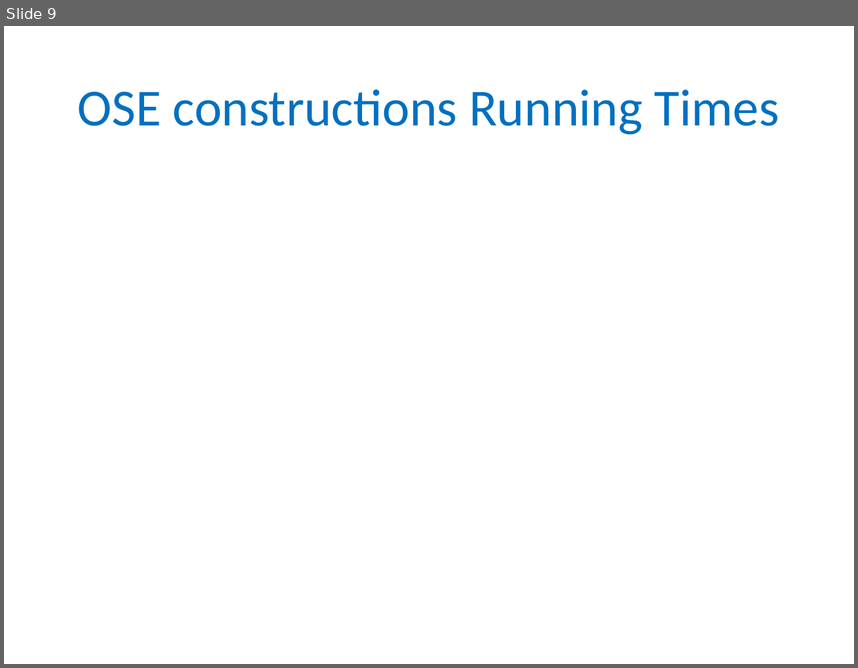
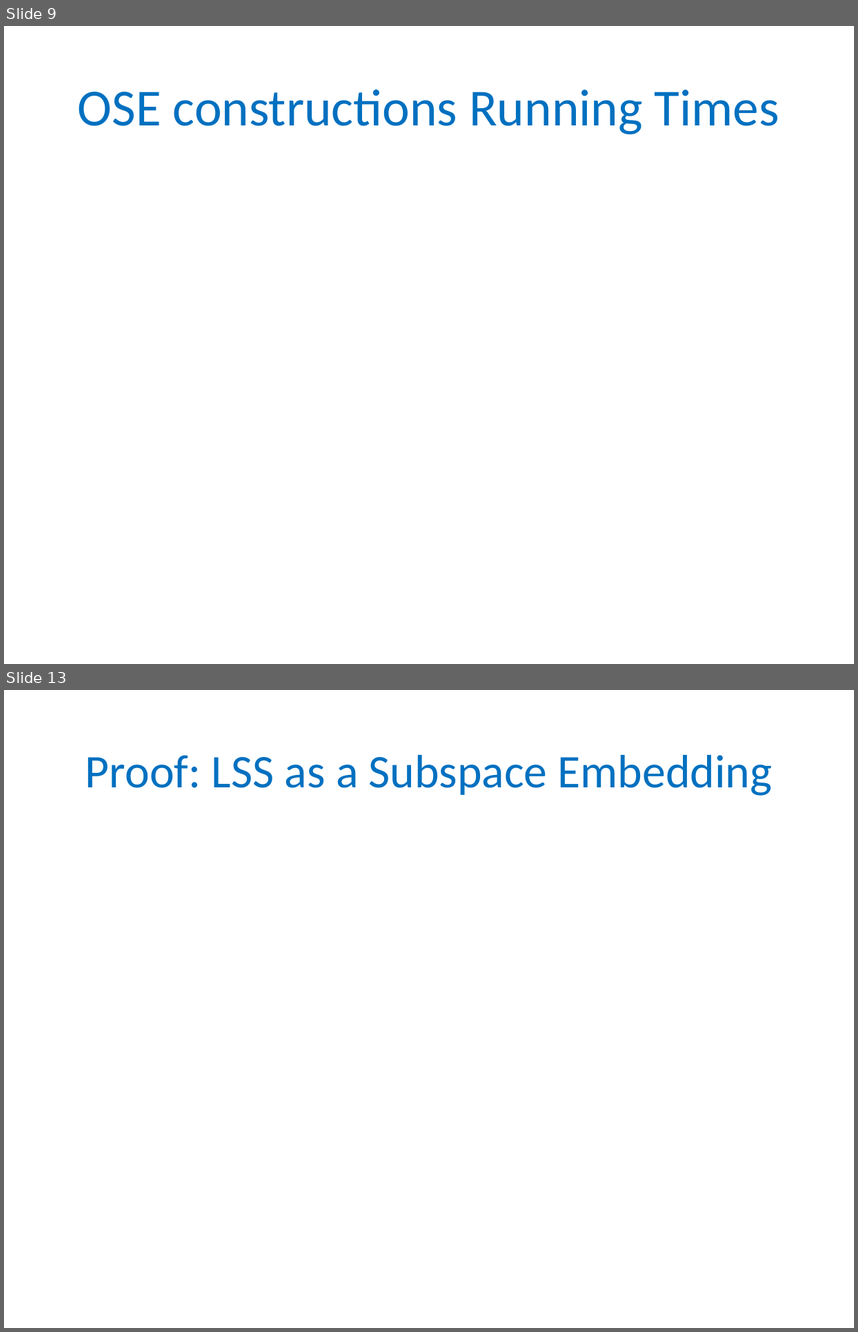
Before and after one commit to gyaroslavtsev/gyaroslavtsev.github.io, a slide deck: big-data/lecture07.pptx. Shown one above the other, each under a label of ours: slide 9 before the commit, slides 9 and 13 after it; the slides between them are not shown. The pictures are 858x668 and 858x1332 pixels, drawn with LibreOffice and Linux fonts; fonts in the diff are those of the drawing; grey boxes stand for pictures. Boxes give left, top, right and bottom in pixels: in the first picture for what was removed or moved away, otherwise in the second. Text is boxed around its words. In the diff, an @@ line names an element or a change of style, - is before the commit and + after.

```diff
--- a/big-data/lecture07.pptx
+++ b/big-data/lecture07.pptx
@@ slide 13 added at (x1=4, y1=690, x2=854, y2=1328), background #FFFFFF @@
@@ title added at (x1=85, y1=755, x2=772, y2=796), 39.6 pt, text #0070C0 @@
+Proof: LSS as a Subspace Embedding
```
Also in this commit, not shown: 5 other slides added, 4 other files.
